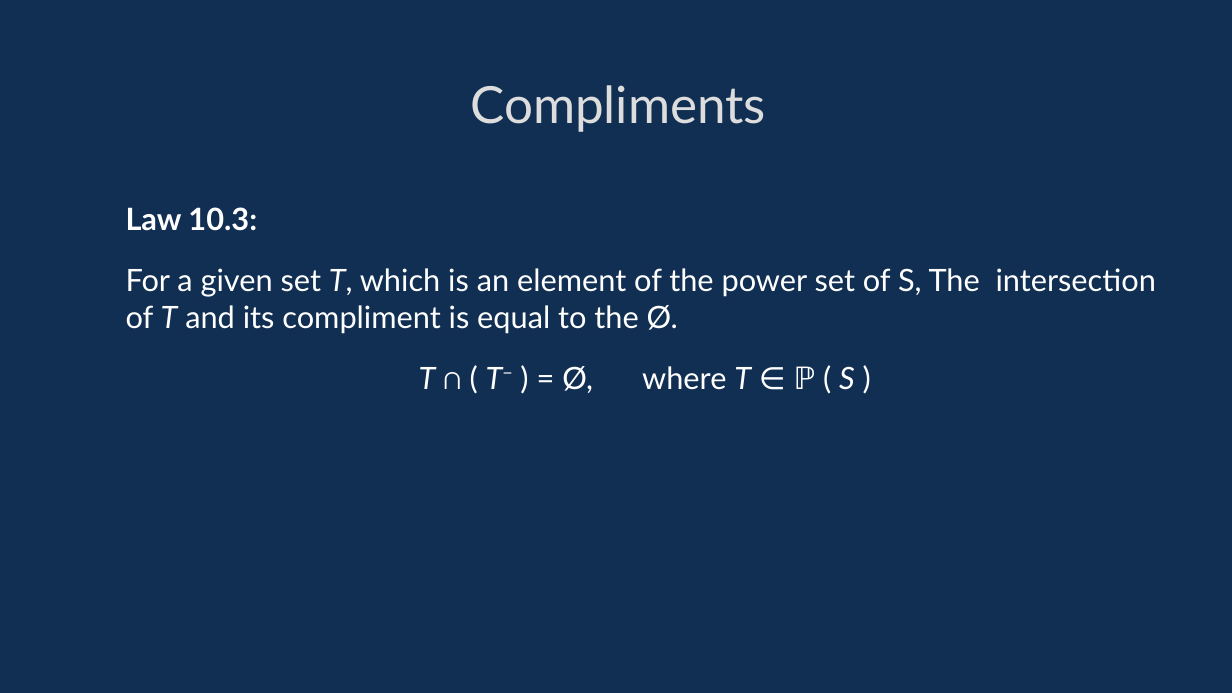
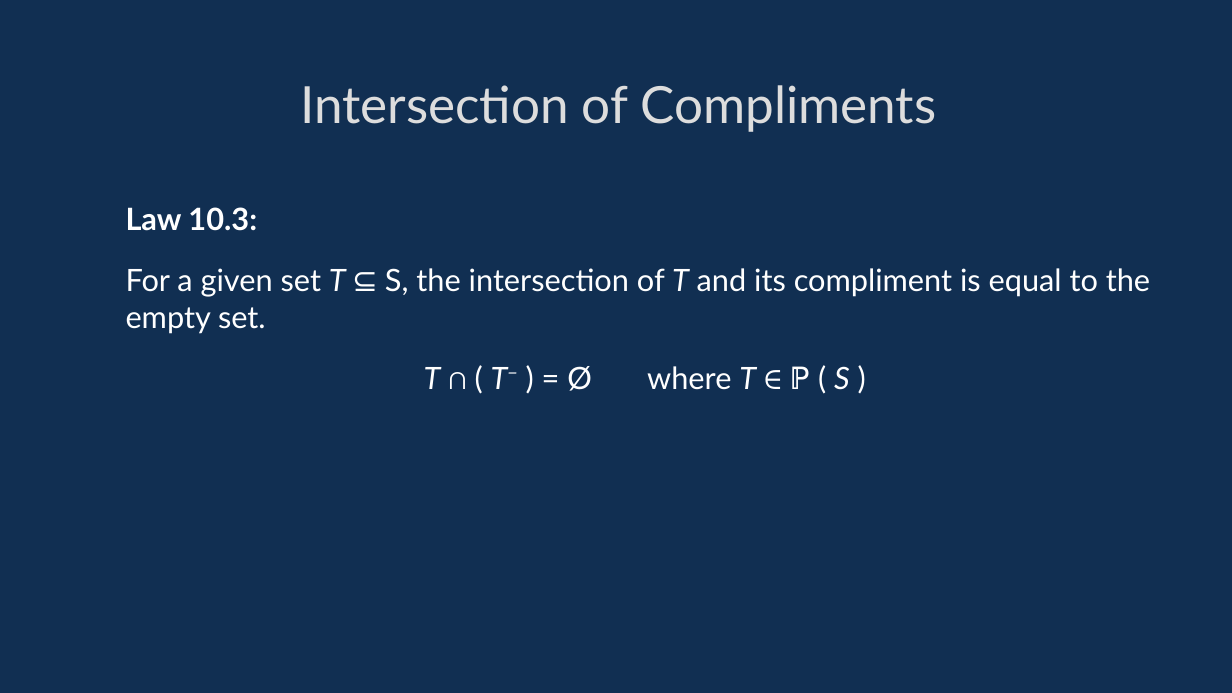
Before and after one commit to davidgundry/maths22-23, a slide deck: slide 31 of slides/maths-8-set-theory.odp (slide 29 before the commit). Drawn at 1232x693 pixels with LibreOffice and Linux fonts; fonts in the diff are those of the drawing. Boxes give left, top, right and bottom in pixels: in the first picture for what was removed or moved away, otherwise in the second. Text is boxed around its words. In the diff, an @@ line names an element or a change of style, - is before the commit and + after.

```diff
--- a/slides/maths-8-set-theory.odp
+++ b/slides/maths-8-set-theory.odp
@@ title at [300, 85, 937, 132]: text changed @@
-Compliments
+Intersection of Compliments
@@ text at [126, 268, 1150, 391]: text changed @@
-For a given set T, which is an element of the power set of S, The intersection of T and its compliment is equal to the Ø.
-T ∩ ( T− ) = Ø, where T ∈ ℙ ( S )
+For a given set T ⊆ S, the intersection of T and its compliment is equal to the empty set.
+T ∩ ( T− ) = Ø where T ∈ ℙ ( S )
```
Also in this commit, not shown: 39 other slides changed, 15 slides added, 4 slides removed, 24 other files.
